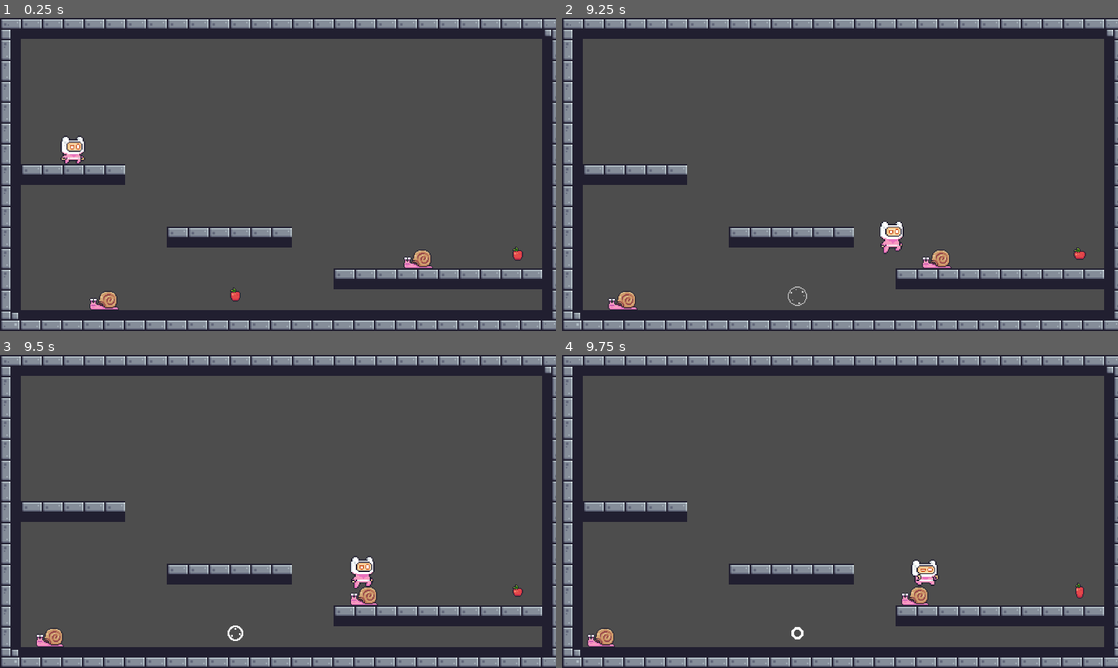
Above: before the commit, frames 1-4 (two rows, left to right).
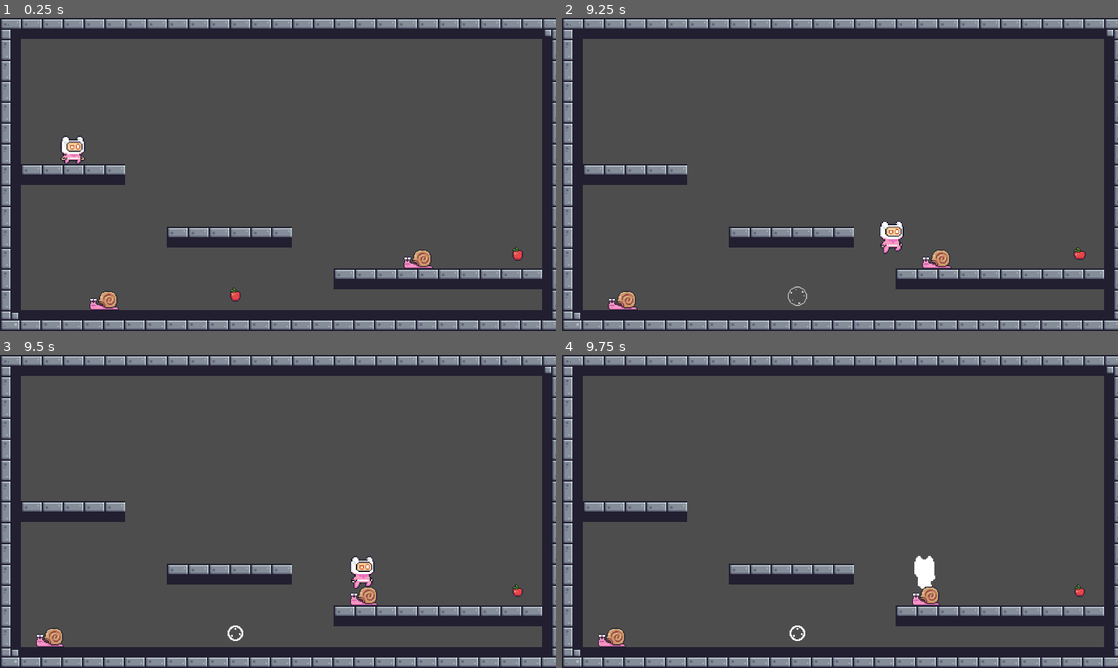
Above: after the commit, the same moments.

Repository: khoryz666/godot-dqn-agent
Game: Godot game, scene res://scene/main.tscn
Two runs of this game, one before a commit and one after it. Both use one fixed random seed, a clock stepped at 60 frames per second and the inputs below.
Inputs:
- Up to frame 1 (0.25 s): no input
- Up to frame 2 (9.25 s): hold D (right) 0.53-2.03 s; tap Space (jump) at 0.77, 1.52, 3.02, 3.77, 4.52, 6.02, 6.77, 7.52, 9.02 s; hold A (left) 2.03-2.78 s; hold D (right) 2.78-4.28 s; hold A (left) 4.28-5.03 s; hold D (right) 5.03-5.78 s; hold A (left) 5.78-7.28 s; hold D (right) from 7.28 s (still down)
- Up to frame 3 (9.5 s): keep holding D (right)
- Up to frame 4 (9.75 s): release D (right) at 9.53 s; hold A (left) from 9.53 s (still down)

Frames 1-3 are identical in both runs. In frame 4, 1.1% of the frame differs, in the area x 4-94%, y 64-94%.

Commit message:
fix: resolve critical training bugs and clean up logic inconsistencies

Diff:
--- a/godot-src/scripts/apple.gd
+++ b/godot-src/scripts/apple.gd
@@ -17,6 +17,6 @@
 	if body.name == "Player":
 		animated_sprite_2d.animation = "collected"
 		collected_sound.play()
-		RLBridge.add_reward(10.0)
+		RLBridge.add_score(10.0)
 		# Disable collision to prevent multiple collections
 		set_deferred("monitoring", false)
--- a/godot-src/scripts/main.gd
+++ b/godot-src/scripts/main.gd
@@ -4,7 +4,7 @@
 
 func _ready() -> void:
 	_setup_level()
-	if RLBridge.is_connected or true: # Connect signals anyway just in case
+	if RLBridge.is_connected: # Connect signals anyway just in case
 		RLBridge.action_received.connect(_on_action_received)
 		RLBridge.reset_requested.connect(_on_reset_requested)
 		RLBridge.reset_episode()
@@ -14,6 +14,8 @@
 
 func _physics_process(delta: float) -> void:
 	if RLBridge.is_connected:
+		if RLBridge.is_done:
+			return
 		RLBridge.add_reward(-0.01) # Small time penalty per physics frame
 		frame_counter += 1
 
--- a/godot-src/scripts/player.gd
+++ b/godot-src/scripts/player.gd
@@ -117,4 +117,5 @@
 		RLBridge.add_reward(-10.0)
 		RLBridge.cause_of_death = reason
 		RLBridge.is_done = true
-		get_parent().get_parent()._send_rl_state()
+	get_parent().get_parent()._send_rl_state()
+	get_tree().paused = true
--- a/godot-src/scripts/rl_bridge.gd
+++ b/godot-src/scripts/rl_bridge.gd
@@ -11,11 +11,14 @@
 var is_done := false
 var cause_of_death := ""
 var prev_apple_dist = -1.0
+var last_reconnect_time = 0.0
 
 func add_reward(amount: float):
 	current_reward += amount
-	if amount > 0:
-		total_score += amount
+
+func add_score(amount: float):
+	current_reward += amount
+	total_score += amount
 
 func reset_episode():
 	current_reward = 0.0
@@ -53,8 +56,11 @@
 		if is_connected:
 			print("Disconnected from Python RL Agent.")
 			is_connected = false
-			# Try reconnecting? Wait for Python script to restart
-			# connect_to_server()
+
+		var current_time = Time.get_ticks_msec() / 1000.0
+		if current_time - last_reconnect_time > 1.0:
+			last_reconnect_time = current_time
+			connect_to_server()
 
 func _handle_message(msg: String):
 	var json = JSON.new()
Not shown, added: dqn-src/.gitignore
Not shown, changed: dqn-src/DQN_Agent.ipynb
Not shown, changed: dqn-src/dqn_agent.py
